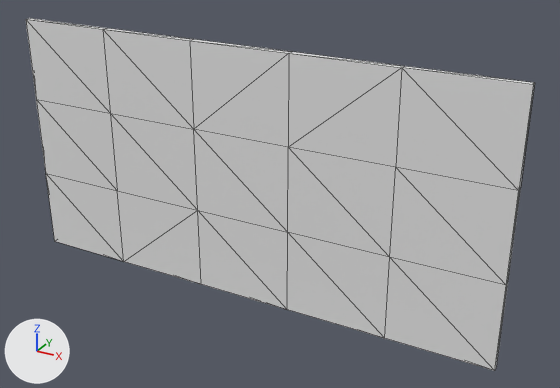
The FBX model Assets/Mesh/complex_big_wall.fbx: old version first, new version second.
The view is the same before and after, from a 50 mm camera at (5.65, -9.15, 6.45) aimed at (0.47, 0.26, 1.74). The lights are fixed; the arrows at lower left show +X, +Y and +Z. Mesh edges are drawn as thin lines. Where no turn or scale is listed for an object, it has been applied to the vertices.

Objects in the first picture: 'complex_big_wall'.
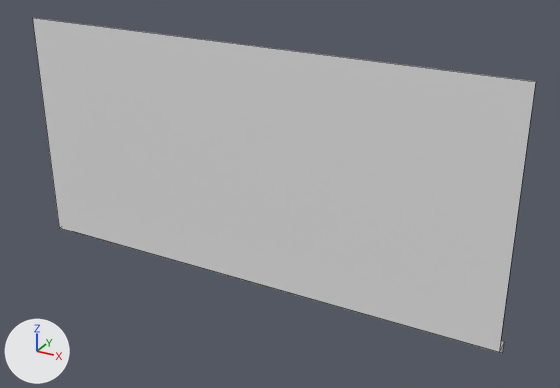
Pixel boxes [x1, y1, x2, y2] of what changed, in the pictures (560 x 388 px):
'complex_big_wall', reshaped
    before: [26, 18, 535, 371]
    after: [33, 18, 536, 353]

The edits, one by one:
me_mesh is used by ob_complex_big_wall; location (0.0, 0.0, 0.0).
me_mesh had 48 vertices, 92 faces and spanned x -4.0..4.0, y -0.1..0.0, z 0.0..4.0.
me_mesh now has 8 vertices, 3 faces and spans x -4.0..4.0, y 0.05..0.35, z 0.0..4.0.
me_mesh part 1: the whole mesh is rebuilt.
